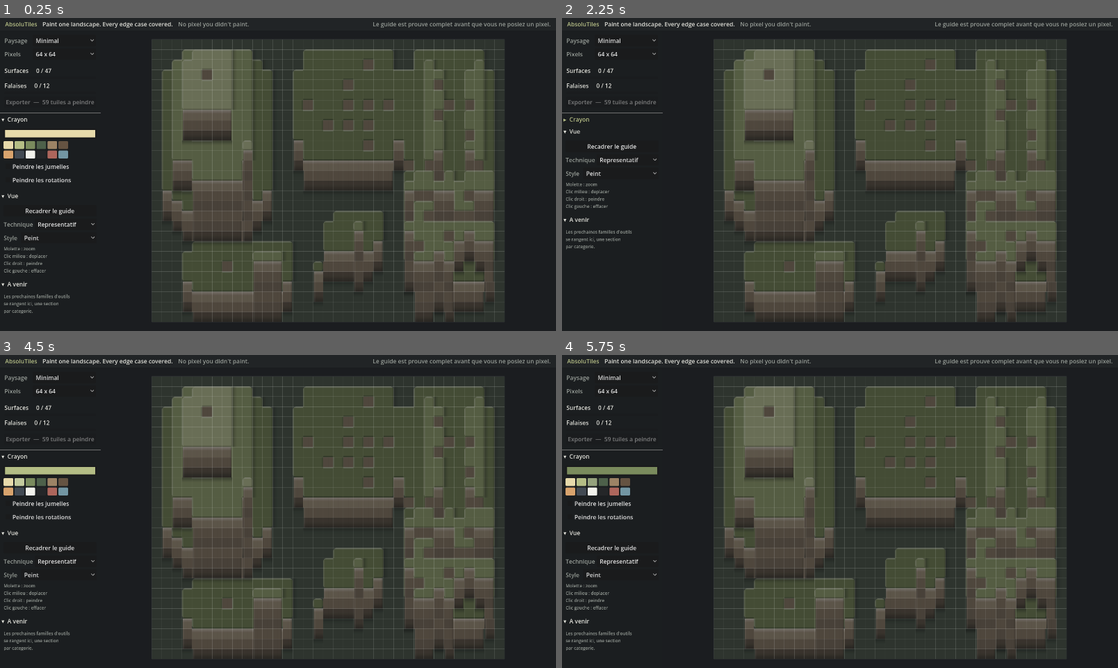
Above: before the commit, frames 1-4 (two rows, left to right).
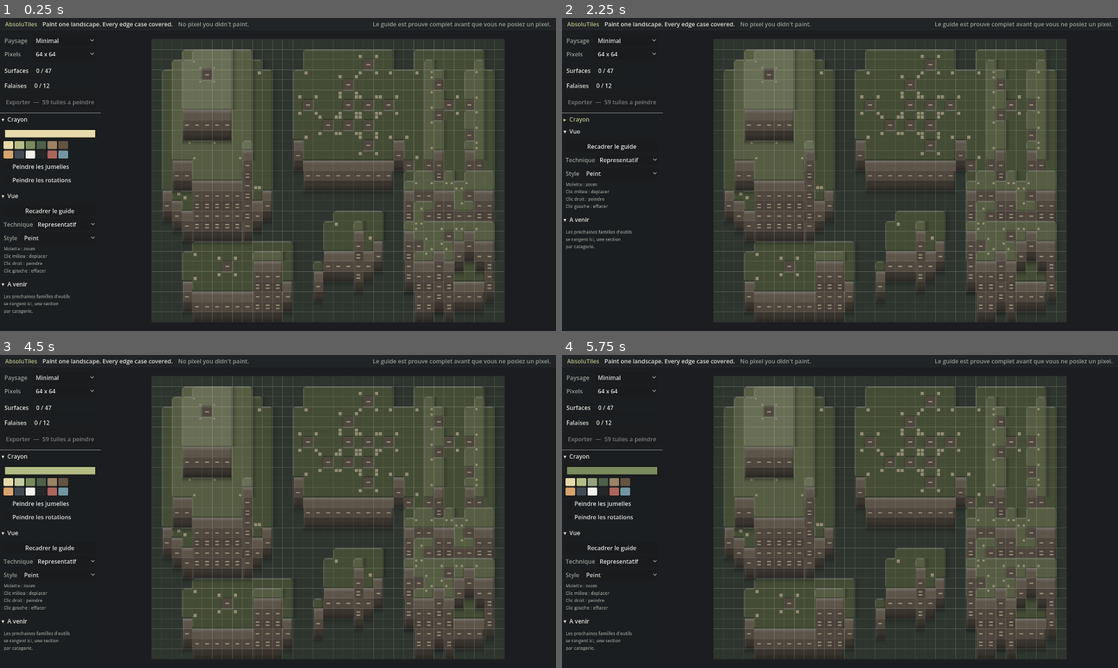
Above: after the commit, the same moments.

Repository: darref/MarchingSquares
Game: Godot game, scene res://ui/editor.tscn
Same seed, same stepped clock (60 frames per second), same inputs: the game is played once before the commit and once after it.
Inputs (mouse positions are in pixels of both pictures, inside the frame that each line leads up to):
- Up to frame 1 (0.25 s): no input
- Up to frame 2 (2.25 s): click "Minimal" at 0.5 s; click "64 x 64" at 1.25 s; click "▾ Crayon" at 2 s
- Up to frame 3 (4.5 s): click "▸ Crayon" at 2.75 s; click (11, 483) at 3.5 s; click (16, 483) at 4.25 s
- Up to frame 4 (5.75 s): click (589, 483) at 5 s

The runs differ from the first frame. In frame 1, 1.1% of the frame differs, in the area x 29-89%, y 11-94%; in frame 2, 1.1%; in frame 3, 1.1%; in frame 4, 1.1%.

Commit message:
Technique inversee, et le trait se raccorde enfin
LE SENS DES DEUX TECHNIQUES
Usable veut dire : rien qui paraisse irreel, rien qu on regarde -- le
dessin seul, tel que le tileset le montrera assemble. Representative veut
dire : le meme dessin APPUYE, pour savoir d un coup ce qu on attend de la
tuile en cours. Elles etaient inversees ; elles sont remises a l endroit,
et le representatif epaissit son trait en plus de porter les marques.

LA DISCONTINUITE, ET MA MAUVAISE CONCLUSION
Chaque trait est tire A L INTERIEUR de sa tuile. A un coin rentrant, les
traits des deux voisines se croisent sans se rejoindre et laissent un
carre vide de la largeur du trait.

J en avais conclu que personne ne pouvait le combler. Faux : le carre
tombe chez la TROISIEME case, celle dont les deux cardinaux sont pleins
et la diagonale vide -- et ce bit est justement le seul bit de coin que
la canonicalisation CONSERVE. C est donc elle qui ferme le coude. Un test
le verifie : l index 253 trace son coin nord-est, le 255 ne trace rien.

Reste vrai de l ancien raisonnement : on n arrondit pas la terre a cet
endroit, les voisines ne peuvent pas savoir qu il le faudrait.

DEUX AMELIORATIONS
Le littoral est plus appuye que les courbes de niveau -- un dessin ou
tous les traits pesent pareil se lit comme un plan de cuisine.
Et _put arrondit au lieu de tronquer : tronquer decalait chaque canal
d un demi-pas vers le sombre.

158 verifications, 0 echec.

Co-Authored-By: Claude Opus 5 <noreply@anthropic.com>
Claude-Session: https://claude.ai/code/session_018tvN4TQBR3sh7MsSTnFB1b

Diff:
--- a/render/guide_image.gd
+++ b/render/guide_image.gd
@@ -6,20 +6,24 @@
 #               donc les symetries y sont licites (cf. core/symmetry.gd).
 #
 # USAGE — a quoi le fond sert.
-#   REPRESENTATIVE : rien d'autre que ce que le tileset montrera une fois assemble. Les
-#                    jonctions se raccordent, l'oeil lit un dessin.
-#   USABLE         : le meme dessin, plus les MARQUES dont on a besoin en peignant -- quelle
-#                    tuile est-ce, a quelle rangee de robe on est. Ce sont des marques, pas
-#                    des traits du dessin : on ne peut pas les confondre avec la cote.
-#
-# ⚠ LA GEOMETRIE NE TRACE JAMAIS UN TRAIT QU'UNE VOISINE NE PEUT PAS RACCORDER. Un coin
-# rentrant -- trois cases pleines autour d'un vide -- n'est PAS arrondi, et ce n'est pas une
-# facilite : la cote y appartient aux deux voisines qui ont un bord ouvert, et la troisieme
-# n'en a aucun. Or ces voisines ne PEUVENT pas savoir qu'il faudrait s'arrondir, puisque la
-# canonicalisation jette justement ce bit-la -- une case dont le sud est ouvert a le meme
-# index que son voisin du sud-ouest soit plein ou vide. Arrondir la, c'est poser un arc que
-# personne ne rejoint. Seuls les coins SORTANTS s'arrondissent : la, aucune voisine ne
-# dessine quoi que ce soit.
+#   USABLE         : rien qui paraisse irreel, rien qu'on regarde. Le dessin seul, tel que
+#                    le tileset le montrera assemble -- c'est le fond sur lequel on peint.
+#   REPRESENTATIVE : le meme dessin, mais APPUYE. Trait plus gras sur les cotes ouverts,
+#                    marque franche aux coins rentrants, code de rangee bien lisible : on
+#                    voit d'un coup ce qu'on attend de la tuile en cours.
+#
+# ⚠ AUCUNE DISCONTINUITE. Chaque trait est tire A L'INTERIEUR de sa propre tuile, si bien
+# qu'a un coin rentrant -- trois cases pleines autour d'un vide -- il manque un carre de la
+# largeur du trait, que ni l'une ni l'autre des deux voisines ne couvre. Ce carre tombe chez
+# la TROISIEME, celle dont les deux cardinaux sont pleins et la diagonale vide -- et elle le
+# SAIT, ce bit-la etant justement celui que la canonicalisation conserve. C'est donc elle qui
+# ferme le coude, et le trait devient continu de bout en bout.
+#
+# ⚠ EN REVANCHE ON N'ARRONDIT PAS LA TERRE A CET ENDROIT. Les deux voisines tracent leur
+# cote droit jusqu'au coin et ne peuvent pas savoir qu'il faudrait la courber : une case dont
+# le sud est ouvert porte le meme index que son voisin du sud-ouest soit plein ou vide.
+# Courber la, ce serait poser un arc que personne ne rejoint. Seuls les coins SORTANTS
+# s'arrondissent : la, aucune voisine ne dessine quoi que ce soit.
 #
 # ⚠ ON DESSINE ETAGE PAR ETAGE, DU BAS VERS LE HAUT. Chaque couche recouvre la precedente.
 #
@@ -33,8 +37,13 @@
 }
 
 enum Purpose {
-	REPRESENTATIVE,  ## Ce que le tileset montrera, et rien de plus.
-	USABLE,          ## Le meme dessin, plus les marques de travail.
+	## Des formes volontairement APPUYEES, pour qu'on sache tout de suite ce qu'on attend
+	## de la tuile qu'on peint : trait plus gras sur les cotes ouverts, marque franche aux
+	## coins rentrants, code de rangee bien lisible.
+	REPRESENTATIVE,
+	## Rien qui paraisse irreel, rien qu'on regarde : le dessin seul, tel que le tileset
+	## le montrera une fois assemble. Aucune marque, aucune exageration.
+	USABLE,
 }
 
 const HeightMask := preload("res://core/height_mask.gd")
@@ -57,6 +66,11 @@
 
 ## Epaisseur du trait, en fraction de case.
 const STROKE: float = 0.055
+
+## ⚠ LE LITTORAL EST PLUS APPUYE QUE LES COURBES DE NIVEAU. Un dessin ou tous les traits
+## pesent pareil se lit comme un plan de cuisine ; en allegeant a mesure qu'on monte, l'oeil
+## trouve tout de suite le bord de la terre et lit les etages comme un relief.
+const LEVEL_WEIGHTS: Array[float] = [1.0, 1.35, 1.0, 0.78]
 
 # ⚠ LA PLAINE EST PLUS SOMBRE ET PLUS FROIDE QUE TOUT LE RESTE, et les falaises plus
 # chaudes que les herbes : sans cet ecart, trois verts voisins donnent une purée.
@@ -132,12 +146,16 @@
 	return buffer
 
 
+## ⚠ ON ARRONDIT, ON NE TRONQUE PAS. Tronquer decale chaque canal d un demi-pas vers le
+## sombre : invisible sur une couleur, mais la teinte rendue n est alors plus exactement
+## celle qu on a demandee, et un test qui compare les deux echoue pour une raison qui n a
+## rien a voir avec le dessin.
 static func _put(buffer: PackedByteArray, side: int, x: int, y: int, color: Color) -> void:
 	var offset: int = (y * side + x) * 4
-	buffer[offset] = int(clampf(color.r, 0.0, 1.0) * 255.0)
-	buffer[offset + 1] = int(clampf(color.g, 0.0, 1.0) * 255.0)
-	buffer[offset + 2] = int(clampf(color.b, 0.0, 1.0) * 255.0)
-	buffer[offset + 3] = int(clampf(color.a, 0.0, 1.0) * 255.0)
+	buffer[offset] = roundi(clampf(color.r, 0.0, 1.0) * 255.0)
+	buffer[offset + 1] = roundi(clampf(color.g, 0.0, 1.0) * 255.0)
+	buffer[offset + 2] = roundi(clampf(color.b, 0.0, 1.0) * 255.0)
+	buffer[offset + 3] = roundi(clampf(color.a, 0.0, 1.0) * 255.0)
 
 
 static func _finish(buffer: PackedByteArray, side: int, tile_size: int) -> Image:
@@ -154,7 +172,9 @@
 	var buffer: PackedByteArray = _blank(side, base)
 	var outer: float = OUTER_ROUND * float(side)
 	var lip: float = LIP * float(side)
-	var stroke: float = STROKE * float(side)
+	var weight: float = LEVEL_WEIGHTS[mini(level, LEVEL_WEIGHTS.size() - 1)]
+	var stroke: float = STROKE * float(side) * weight \
+			* (1.9 if purpose == Purpose.REPRESENTATIVE else 1.0)
 	var north: bool = (index & BlobIndex.N) != 0
 	var east: bool = (index & BlobIndex.E) != 0
 	var south: bool = (index & BlobIndex.S) != 0
@@ -169,7 +189,11 @@
 				continue
 			var color: Color = base
 			if wire:
-				if _on_edge(px, py, last, outer, stroke, north, east, south, west):
+				var on_line: bool = _on_edge(px, py, last, outer, stroke, north, east, south, west)
+				# Le coude d'un coin rentrant : c'est ce qui rend le trait continu.
+				if not on_line:
+					on_line = _on_inner_elbow(px, py, last, stroke, index, north, east, south, west)
+				if on_line:
 					color = WIRE_EDGE
 					if not north and py < stroke * 2.0:
 						color = WIRE_LIP
@@ -185,7 +209,7 @@
 					color = base.darkened(0.26)
 				elif not east and px > last - lip:
 					color = base.darkened(0.16)
-			if purpose == Purpose.USABLE and _on_inner_tick(px, py, last, stroke, index,
+			if purpose == Purpose.REPRESENTATIVE and _on_inner_tick(px, py, last, stroke, index,
 					north, east, south, west):
 				color = mark
 			_put(buffer, side, x, y, color)
@@ -241,13 +265,15 @@
 	return absf(distance - outer) < band
 
 
-## La MARQUE d'un coin rentrant : un petit carre pose en retrait de l'angle, la ou le vide
-## touche la case par un point. ⚠ C'est une marque, pas un trait du dessin -- elle dit
-## « cette tuile n'est pas la meme que sa voisine » sans pretendre etre une cote.
-static func _on_inner_tick(px: float, py: float, last: float, stroke: float, index: int,
+## LE COUDE D'UN COIN RENTRANT — le petit carre qui ferme la jonction.
+##
+## ⚠ SANS LUI, LE TRAIT EST TROUE. Chaque cote ouvert est tire a l'interieur de sa propre
+## tuile ; au coin, les deux traits voisins se croisent sans se rejoindre et laissent un
+## carre vide de la largeur du trait. Ce carre tombe ici, chez la case dont les deux
+## cardinaux sont pleins et la diagonale vide -- la seule qui sache que le vide touche son
+## angle, et le seul bit de coin que la canonicalisation conserve.
+static func _on_inner_elbow(px: float, py: float, last: float, stroke: float, index: int,
 		north: bool, east: bool, south: bool, west: bool) -> bool:
-	var gap: float = stroke * 2.6
-	var half: float = stroke * 0.9
 	var diagonals: Array = [
 		[north and east, (index & BlobIndex.NE) != 0, last, 0.0],
 		[south and east, (index & BlobIndex.SE) != 0, last, last],
@@ -257,6 +283,27 @@
 	for corner: Array in diagonals:
 		if not bool(corner[0]) or bool(corner[1]):
 			continue
+		if absf(px - float(corner[2])) < stroke and absf(py - float(corner[3])) < stroke:
+			return true
+	return false
+
+
+## La MARQUE d'un coin rentrant : un petit carre pose en retrait de l'angle, la ou le vide
+## touche la case par un point. ⚠ C'est une marque, pas un trait du dessin -- elle dit
+## « cette tuile n'est pas la meme que sa voisine » sans pretendre etre une cote.
+static func _on_inner_tick(px: float, py: float, last: float, stroke: float, index: int,
+		north: bool, east: bool, south: bool, west: bool) -> bool:
+	var gap: float = stroke * 2.2
+	var half: float = stroke * 1.15
+	var diagonals: Array = [
+		[north and east, (index & BlobIndex.NE) != 0, last, 0.0],
+		[south and east, (index & BlobIndex.SE) != 0, last, last],
+		[south and west, (index & BlobIndex.SW) != 0, 0.0, last],
+		[north and west, (index & BlobIndex.NW) != 0, 0.0, 0.0],
+	]
+	for corner: Array in diagonals:
+		if not bool(corner[0]) or bool(corner[1]):
+			continue
 		var cx: float = float(corner[2])
 		var cy: float = float(corner[3])
 		var mx: float = cx + (gap if cx == 0.0 else -gap)
@@ -280,7 +327,7 @@
 	var side: int = tile_size * SUPERSAMPLE
 	var wire: bool = ink == Ink.WIREFRAME
 	var last: float = float(side - 1)
-	var stroke: float = STROKE * float(side)
+	var stroke: float = STROKE * float(side) * (1.9 if purpose == Purpose.REPRESENTATIVE else 1.0)
 	var margin: float = 0.10 * float(side)
 	var left_end: bool = role.x == Walls.PAN_LEFT
 	var right_end: bool = role.x == Walls.PAN_RIGHT
@@ -335,7 +382,7 @@
 			# ⚠ LE CODE DE RANGEE EST UNE MARQUE, PAS UN TRAIT. Un tiret pour le premier
 			# corps, deux pour le second : sans lui rien ne distingue les deux rangees, et
 			# c'est exactement ce qu'il faut savoir en peignant.
-			if purpose == Purpose.USABLE and px > inset and px < last - inset:
+			if purpose == Purpose.REPRESENTATIVE and px > inset and px < last - inset:
 				if role.y == 1 and absf(py - last * 0.5) < stroke * 0.6:
 					color = mark
 				elif role.y == 2 and (absf(py - last * 0.35) < stroke * 0.6 \
--- a/render/preview.gd
+++ b/render/preview.gd
@@ -27,7 +27,11 @@
 	var purpose: GuideImage.Purpose = GuideImage.Purpose.REPRESENTATIVE
 	if arguments.size() > 3 and arguments[3] == "utilisable":
 		purpose = GuideImage.Purpose.USABLE
-	var image: Image = GuideImage.render(heights, GuideImage.TILE, ink, purpose)
+	# Cinquieme argument : le cote de tuile, pour inspecter le trait de pres.
+	var tile_size: int = GuideImage.TILE
+	if arguments.size() > 4:
+		tile_size = maxi(8, arguments[4].to_int())
+	var image: Image = GuideImage.render(heights, tile_size, ink, purpose)
 	var error: Error = image.save_png(ProjectSettings.globalize_path(output_path))
 	if error != OK:
 		printerr("ecriture impossible : %d" % error)
--- a/tests/run.gd
+++ b/tests/run.gd
@@ -41,6 +41,7 @@
 	_test_twins()
 	_test_symmetry()
 	_test_guide_image()
+	_test_wireframe_joins()
 	_test_every_script_parses()
 	_report_candidate_guide()
 	_print_summary()
@@ -618,6 +619,41 @@
 ## ⚠ LA SUITE NE CHARGE PAS L'INTERFACE PAR AILLEURS, et une faute de frappe dans un script
 ## d'ui passait donc au travers -- decouvert en dur, sur un `PackedStringArray.hash()` qui
 ## n'existe pas. Charger chaque script suffit a les faire analyser par le moteur.
+func _test_wireframe_joins() -> void:
+	print("rendu : le trait se raccorde, sans trou aux coins rentrants")
+	var side: int = 48
+	# ⚠ CHAQUE TRAIT EST TIRE A L'INTERIEUR DE SA PROPRE TUILE. Au coin rentrant, les deux
+	# voisines se croisent sans se rejoindre : c'est la tuile qui CONNAIT le coin -- deux
+	# cardinaux pleins, diagonale vide -- qui doit fermer le coude. Sans elle, un carre vide
+	# de la largeur du trait apparait a chaque angle, et le dessin se troue.
+	var notched: Image = GuideImage.make_top(253, 1, side, GuideImage.Ink.WIREFRAME,
+			GuideImage.Purpose.USABLE)
+	var solid: Image = GuideImage.make_top(255, 1, side, GuideImage.Ink.WIREFRAME,
+			GuideImage.Purpose.USABLE)
+	var base: Color = GuideImage.WIRE_LEVELS[1]
+	var notched_corner: Color = notched.get_pixel(side - 1, 0)
+	var solid_corner: Color = solid.get_pixel(side - 1, 0)
+	_check(not _same_ink(notched_corner, base),
+			"l index 253 ferme son coude au nord-est : le vide y touche son angle")
+	_check(_same_ink(solid_corner, base),
+			"l index 255 ne trace rien : aucune de ses diagonales n est vide")
+
+	# Un cote ouvert doit etre trace d'un bord a l'autre, sinon il ne rejoint pas la voisine.
+	var open_north: Image = GuideImage.make_top(20, 1, side, GuideImage.Ink.WIREFRAME,
+			GuideImage.Purpose.USABLE)
+	var reaches: bool = true
+	for x: int in range(side):
+		if open_north.get_pixel(x, 0).a > 0.0 and _same_ink(open_north.get_pixel(x, 0), base):
+			reaches = false
+	_check(reaches, "un cote ouvert est trace d un bord a l autre")
+
+
+## Deux couleurs sont-elles la meme, au pas du 8 bits pres ? Comparer a l egalite stricte
+## echouerait sur la quantification, pour une raison etrangere au dessin.
+func _same_ink(left: Color, right: Color) -> bool:
+	return absf(left.r - right.r) < 0.02 and absf(left.g - right.g) < 0.02 			and absf(left.b - right.b) < 0.02
+
+
 func _test_every_script_parses() -> void:
 	print("tous les scripts du depot s analysent")
 	var scripts: PackedStringArray = PackedStringArray()
Not shown, changed: CLAUDE.md
